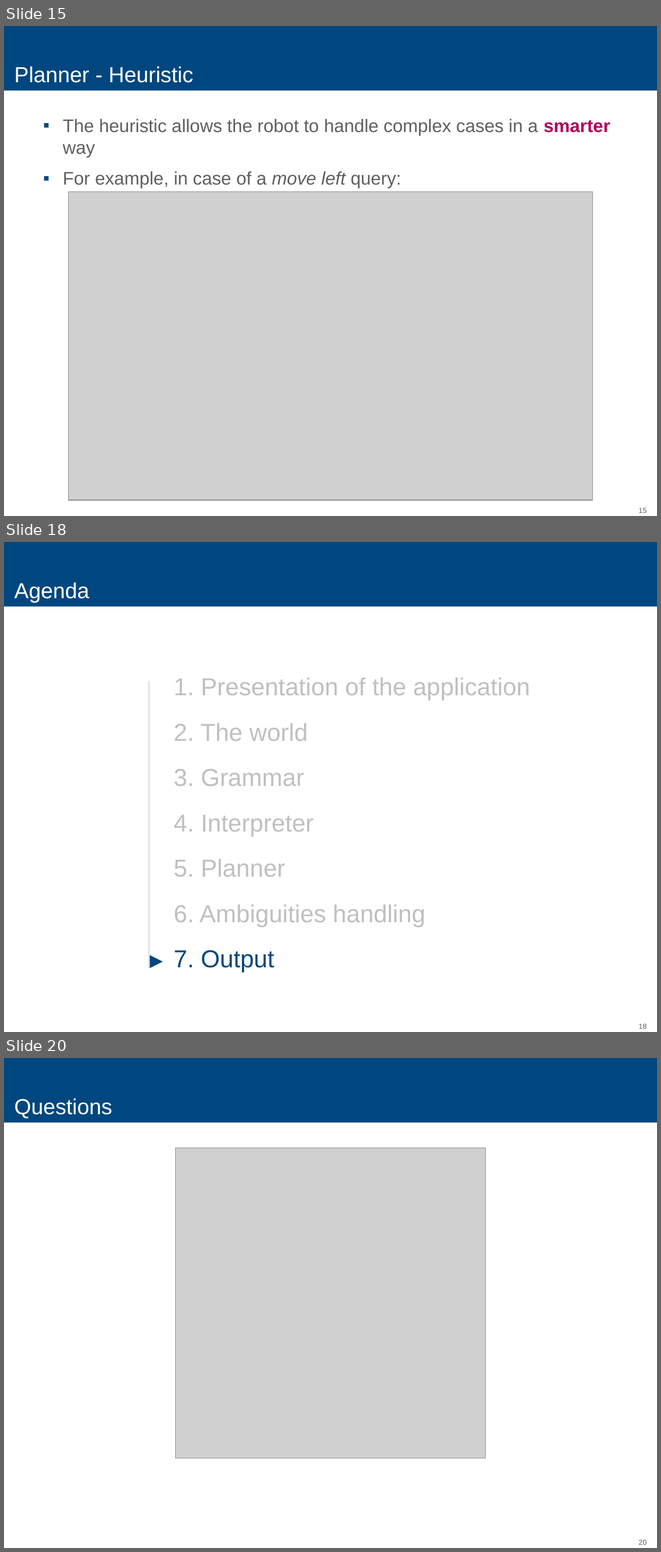
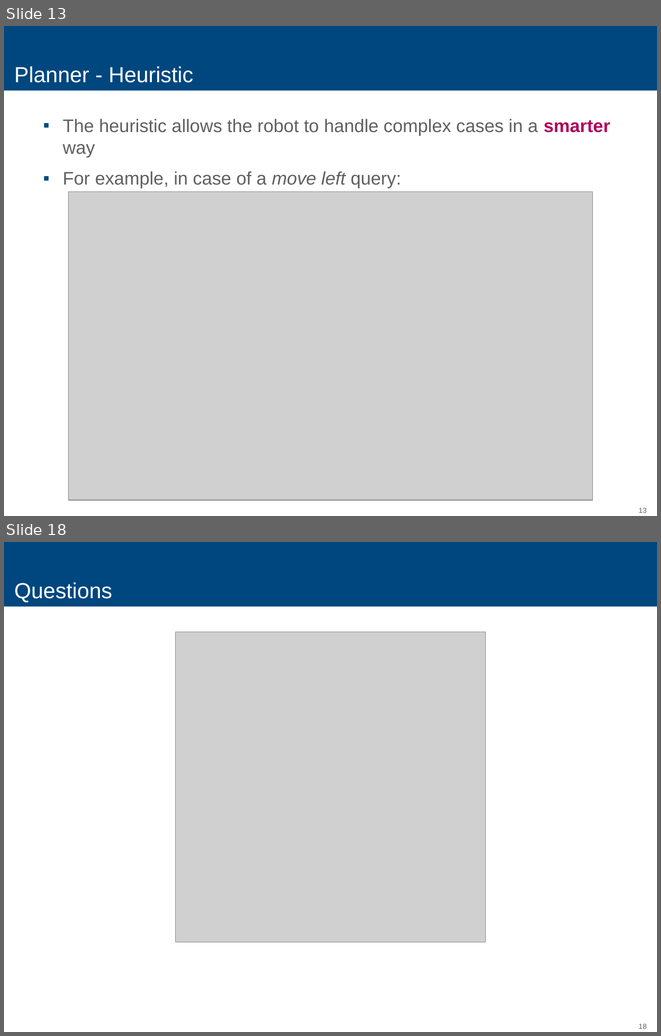
Before and after one commit to Medulli/shrdlite-chalmers, a slide deck: Report/AI.pptx. Shown one above the other, each under a label of ours: slides 15, 18 and 20 before the commit, slides 13 and 18 after it; the slides between them are not shown. The pictures are 661x1552 and 661x1036 pixels, drawn with LibreOffice and Linux fonts; fonts in the diff are those of the drawing; grey boxes stand for pictures. Boxes give left, top, right and bottom in pixels: in the first picture for what was removed or moved away, otherwise in the second. Text is boxed around its words. In the diff, an @@ line names an element or a change of style, - is before the commit and + after.

```diff
--- a/Report/AI.pptx
+++ b/Report/AI.pptx
@@ slide 18 removed at box(4, 542, 657, 1032), background #FFFFFF; not listed: 2 template elements that a slide beside it also shows @@
@@ title removed at box(14, 582, 89, 603) @@
-Agenda
@@ line removed from (149, 680) to (149, 968) @@
@@ text removed at box(174, 678, 530, 700) @@
-1. Presentation of the application
@@ text removed at box(174, 723, 308, 741) @@
-2. The world
@@ text removed at box(174, 769, 304, 786) @@
-3. Grammar
@@ text removed at box(174, 814, 314, 836) @@
-4. Interpreter
@@ text removed at box(174, 859, 285, 876) @@
-5. Planner
@@ text removed at box(174, 905, 425, 927) @@
-6. Ambiguities handling
@@ text removed at box(139, 943, 184, 976) @@
-►
@@ text removed at box(174, 950, 274, 972) @@
-7. Output
@@ what was slide 15 is now slide 13 @@
@@ page number at box(638, 507, 646, 513): text changed @@
-15
+13
@@ what was slide 20 is now slide 18 @@
@@ page number at box(638, 1023, 646, 1029): text changed @@
-20
+18
```
Also in this commit, not shown: 11 slides changed, 1 slide added, 2 other slides removed.
